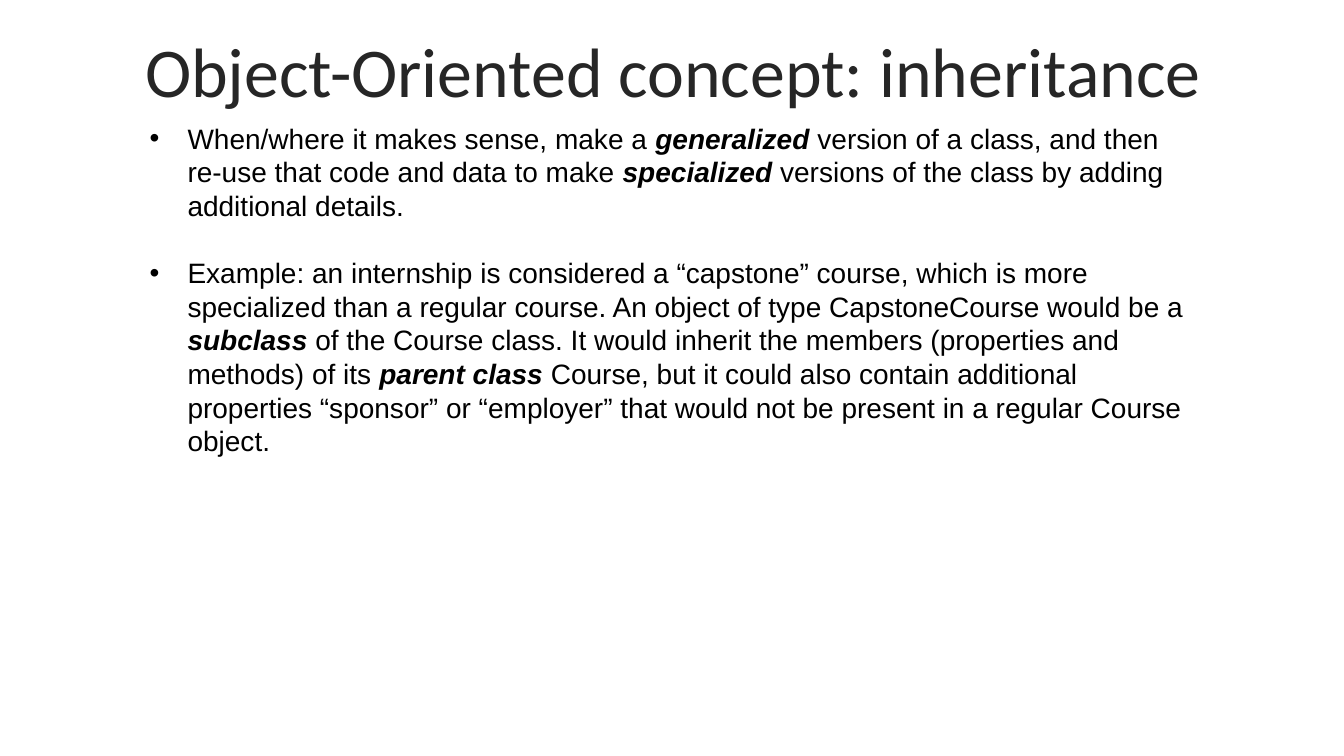
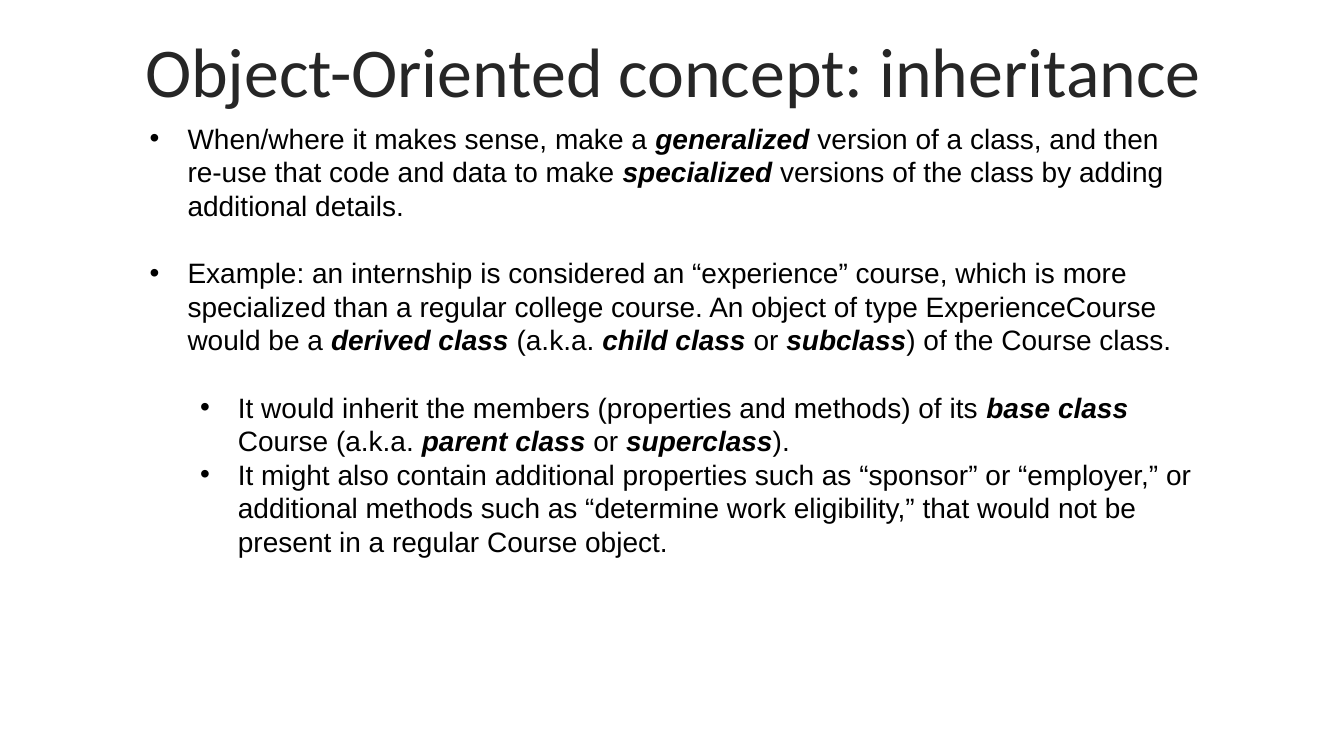
Before and after one commit to byui-cyber360/content, a slide deck: slide 4 of CYBER360-1.5-OO-Principles.pptx. Drawn at 1344x756 pixels with LibreOffice and Linux fonts; fonts in the diff are those of the drawing. Boxes give left, top, right and bottom in pixels: in the first picture for what was removed or moved away, otherwise in the second. Text is boxed around its words. In the diff, an @@ line names an element or a change of style, - is before the commit and + after.

```diff
--- a/CYBER360-1.5-OO-Principles.pptx
+++ b/CYBER360-1.5-OO-Principles.pptx
@@ text at [188, 262, 1191, 557]: text changed @@
-• Example: an internship is considered a “capstone” course, which is more specialized than a regular course. An object of type CapstoneCourse would be a subclass of the Course class. It would inherit the members (properties and methods) of its parent class Course, but it could also contain additional properties “sponsor” or “employer” that would not be present in a regular Course object.
+• Example: an internship is considered an “experience” course, which is more specialized than a regular college course. An object of type ExperienceCourse would be a derived class (a.k.a. child class or subclass) of the Course class.
+  • It would inherit the members (properties and methods) of its base class Course (a.k.a. parent class or superclass).
+  • It might also contain additional properties such as “sponsor” or “employer,” or additional methods such as “determine work eligibility,” that would not be present in a regular Course object.
```
Also in this commit, not shown: 6 other slides changed, 13 other files.
